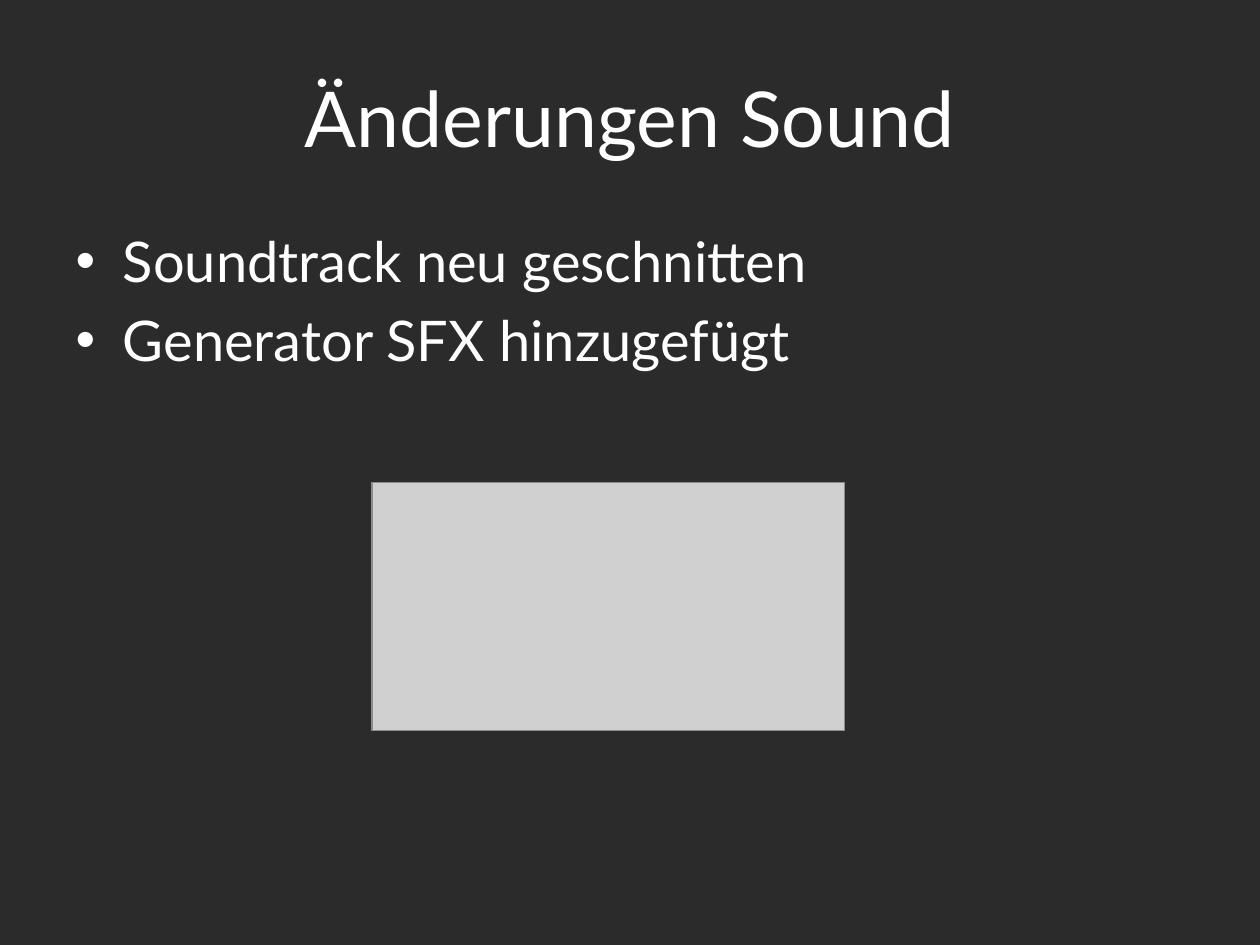
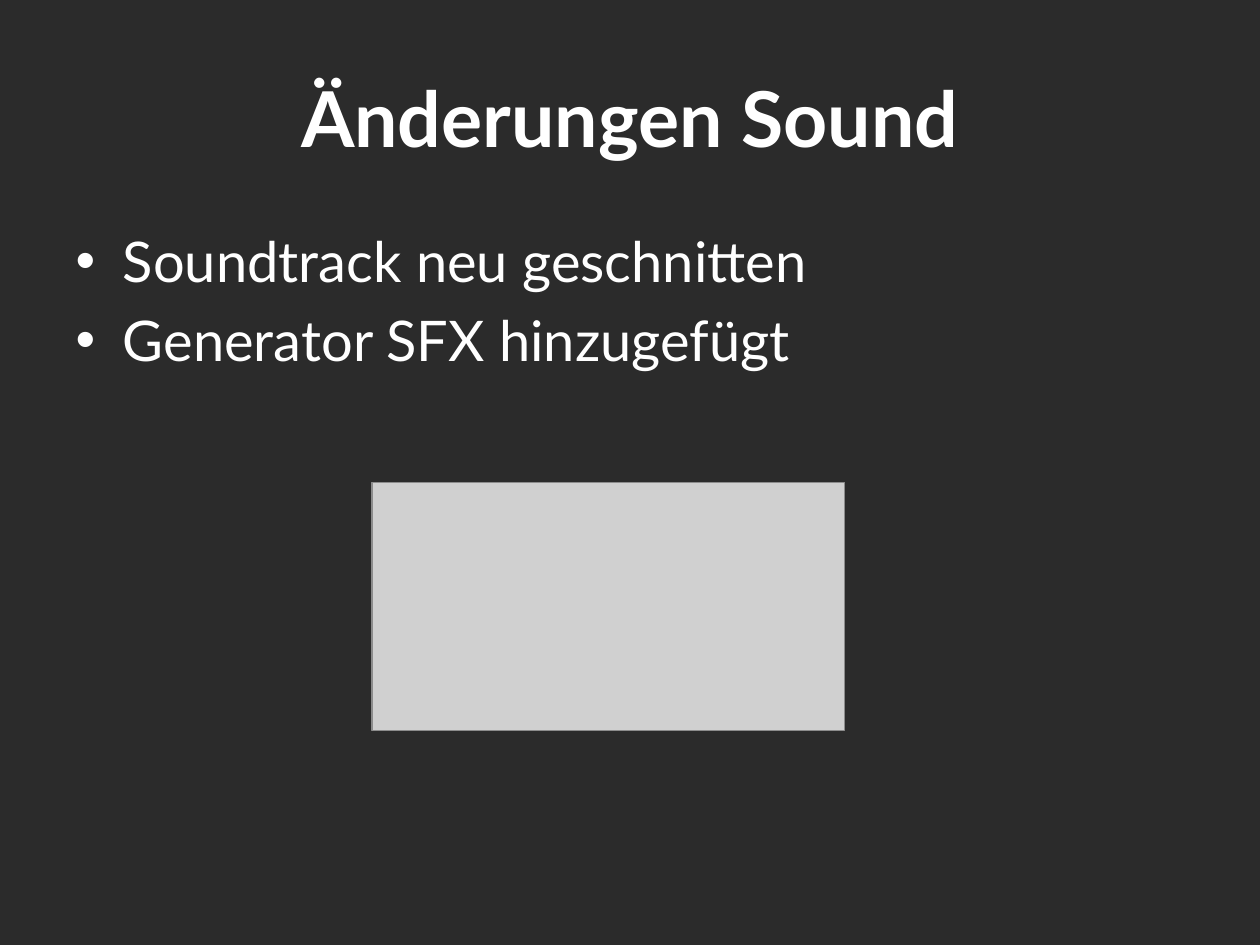
Before and after one commit to Assertores/HammerMan, a slide deck: slide 4 of Documentation/PowerPoint/HammerjaegerGate02.pptx. Drawn at 1260x945 pixels with LibreOffice and Linux fonts; fonts in the diff are those of the drawing; grey boxes stand for pictures; background and template pictures are left out; a plain dark background stands for a picture behind light text. Boxes give left, top, right and bottom in pixels: in the first picture for what was removed or moved away, otherwise in the second. Text is boxed around its words. In the diff, an @@ line names an element or a change of style, - is before the commit and + after.

```diff
--- a/Documentation/PowerPoint/HammerjaegerGate02.pptx
+++ b/Documentation/PowerPoint/HammerjaegerGate02.pptx
@@ title "Änderungen Sound" at box(301, 80, 958, 160): bold on @@
```
Also in this commit, not shown: 8 other slides changed, 2 slides added, 13 other files.
